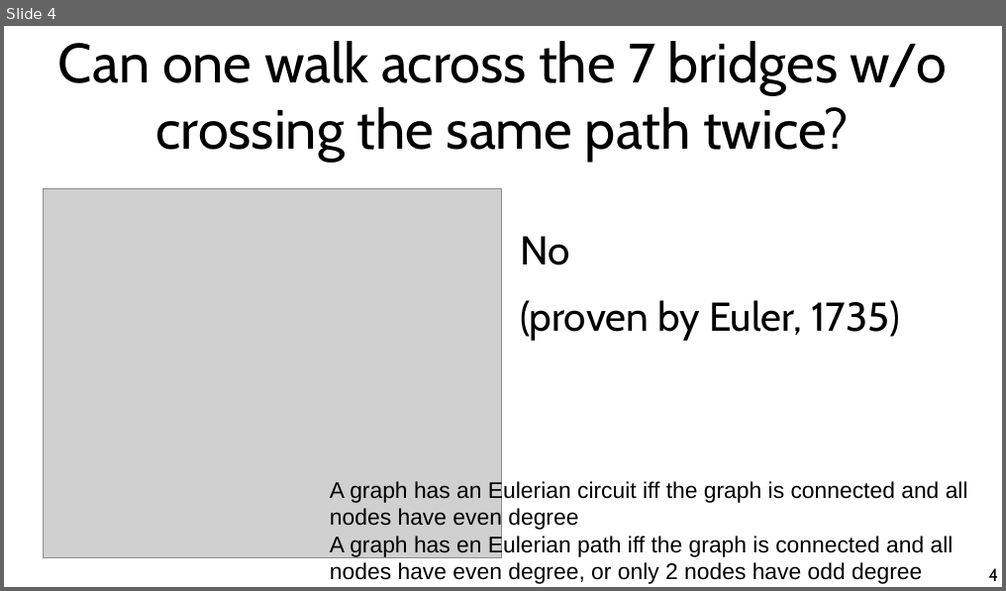
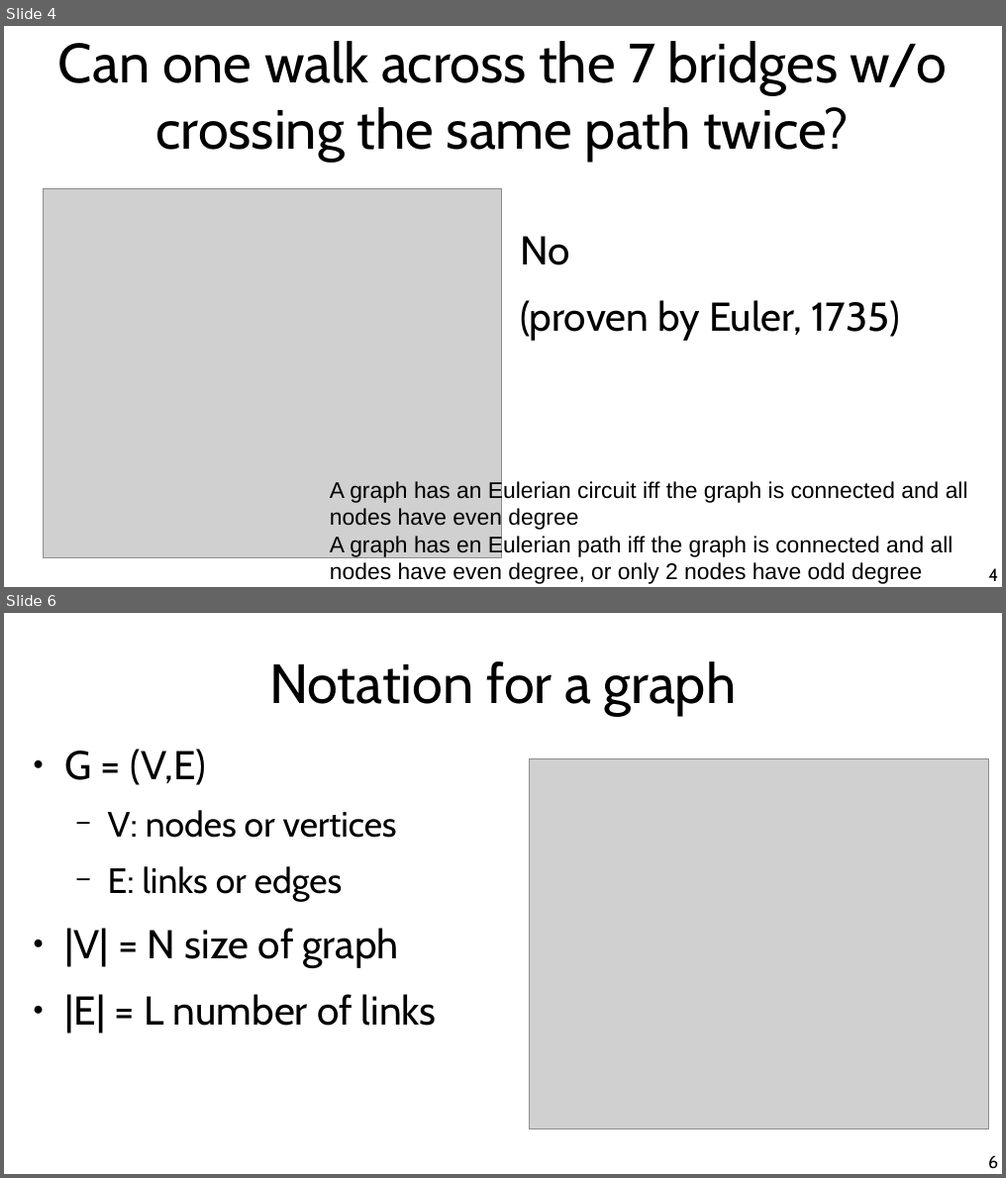
Before and after one commit to chatox/networks-science-course, a slide deck: theory/tt02_graph_theory_basics.odp. Shown one above the other, each under a label of ours: slide 4 before the commit, slides 4 and 6 after it; the slides between them are not shown. The pictures are 1006x591 and 1006x1178 pixels, drawn with LibreOffice and Linux fonts; fonts in the diff are those of the drawing; grey boxes stand for pictures. Boxes give left, top, right and bottom in pixels: in the first picture for what was removed or moved away, otherwise in the second. Text is boxed around its words. In the diff, an @@ line names an element or a change of style, - is before the commit and + after.

```diff
--- a/theory/tt02_graph_theory_basics.odp
+++ b/theory/tt02_graph_theory_basics.odp
@@ slide 6 added at bbox=[4, 613, 1002, 1174], background #FFFFFF @@
@@ title added at bbox=[269, 662, 737, 716], 44 pt, text #000000 @@
+Notation for a graph
@@ text added at bbox=[64, 749, 437, 1034], 32 pt, text #000000 @@
+● G = (V,E)
+  − V: nodes or vertices
+  − E: links or edges
+● |V| = N size of graph
+● |E| = L number of links
@@ picture added at bbox=[530, 760, 988, 1129] @@
@@ page number added at bbox=[988, 1156, 998, 1169], 14 pt, text #000000 @@
+6
```
Also in this commit, not shown: 1 slide changed, 33 other slides added.
